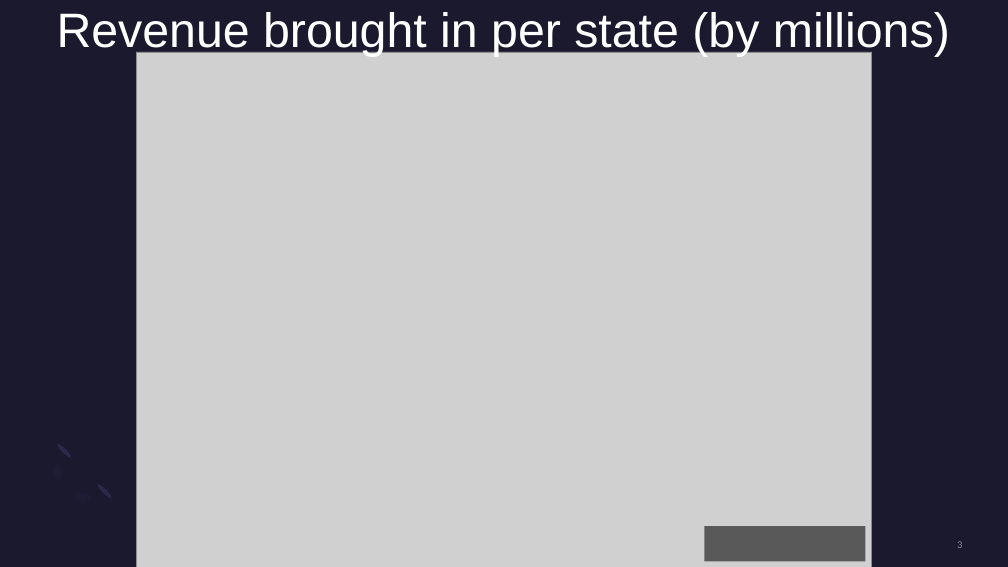
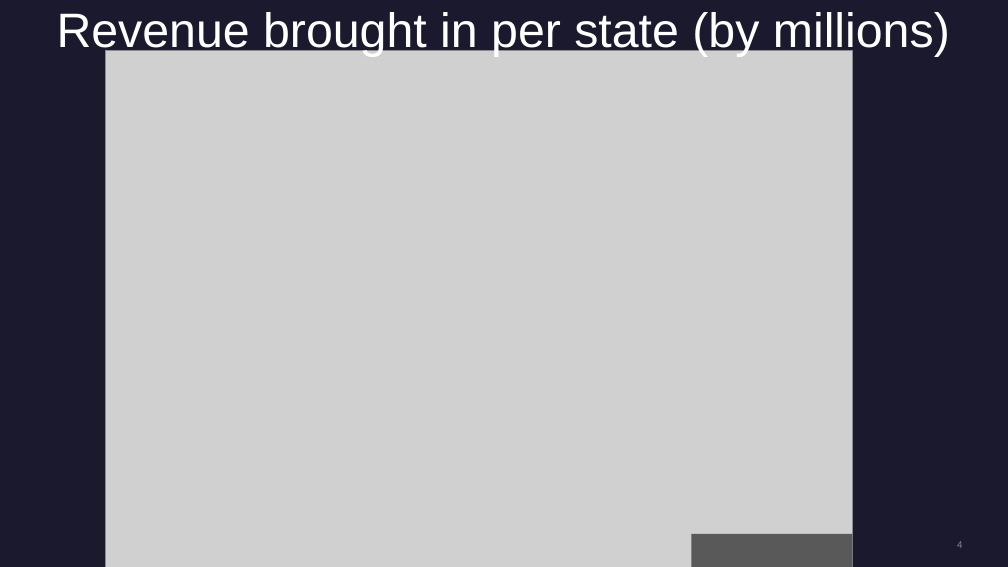
Before and after one commit to AKCase1993/Capstone-NSS-DA7, a slide deck: slide 4 of notebook/Tobacco.pptx (slide 3 before the commit). Drawn at 1008x567 pixels with LibreOffice and Linux fonts; fonts in the diff are those of the drawing; grey boxes stand for pictures. Boxes give left, top, right and bottom in pixels: in the first picture for what was removed or moved away, otherwise in the second. Text is boxed around its words. In the diff, an @@ line names an element or a change of style, - is before the commit and + after.

```diff
--- a/notebook/Tobacco.pptx
+++ b/notebook/Tobacco.pptx
@@ picture: place and size @@
-picture at <box>136,52,872,567</box>
+picture at <box>106,51,853,567</box>
@@ rectangle added at <box>45,439,123,516</box>, fill #1B1A2E @@
@@ ellipse removed at <box>56,442,73,459</box> @@
@@ ellipse removed at <box>96,483,113,500</box> @@
@@ rectangle: place and size @@
-rectangle at <box>705,526,866,562</box>
+rectangle at <box>691,534,852,567</box>
@@ page number at <box>957,541,962,548</box>: text changed @@
-3
+4
```
Also in this commit, not shown: 5 other slides changed, 3 slides added, 1 slide removed.
